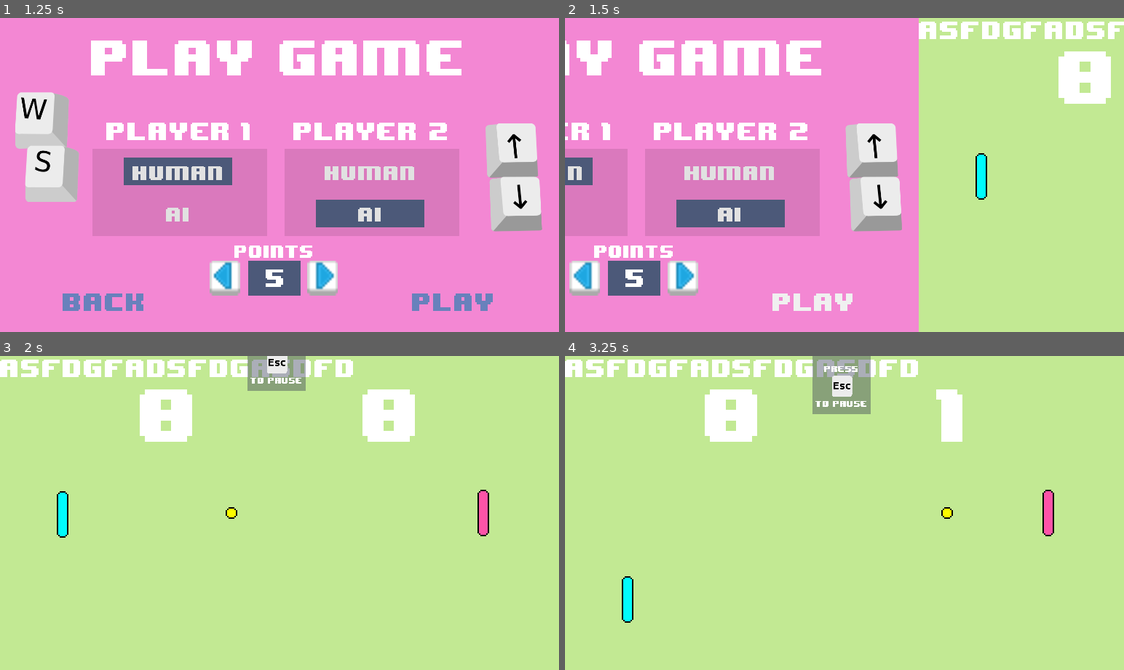
Above: before the commit, frames 1-4 (two rows, left to right).
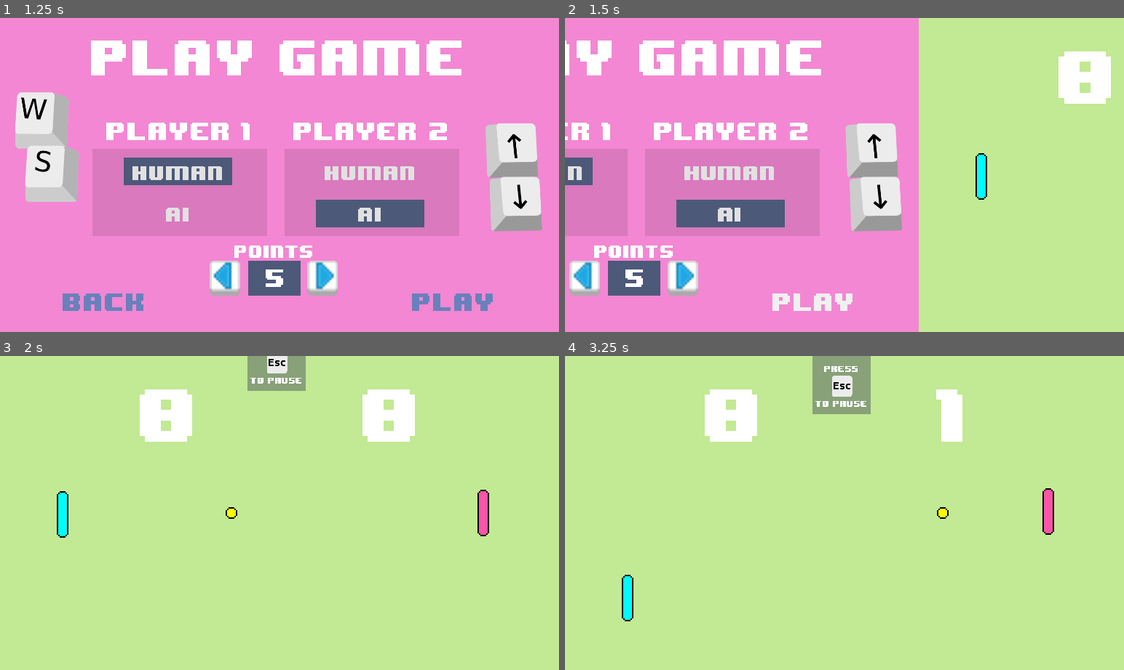
Above: after the commit, the same moments.

Repository: paolobb4/YAPC
Game: Godot game, scene res://scn/Menu.tscn
Same seed, same stepped clock (60 frames per second), same inputs: the game is played once before the commit and once after it.
Inputs:
- Up to frame 1 (1.25 s): click "play" at 0.5 s
- Up to frame 2 (1.5 s): click "play" at 1.25 s
- Up to frame 3 (2 s): no input
- Up to frame 4 (3.25 s): tap Enter at 2, 2.75 s; hold W (p1_up) 2.03-2.78 s; hold Down (p2_down) 2.03-2.78 s; hold S (p1_down) from 2.78 s (still down); tap Up (p2_up) at 2.85 s

Frame 1 is identical in both runs. In frame 2, 1.3% of the frame differs, in the area x 63-100%, y 1-7%; in frame 3, 2.2%; in frame 4, 2.4%, in the area x 0-88%, y 1-85%.

Commit message:
Add license. Adjust difficulty

Diff:
--- a/scn/Game.tscn
+++ b/scn/Game.tscn
@@ -181,26 +181,4 @@
 ai_miss_chance = 30
 ai_hold = 0.4
 
-[node name="Label" type="Label" parent="." index="7"]
-
-anchor_left = 0.0
-anchor_top = 0.0
-anchor_right = 0.0
-anchor_bottom = 0.0
-margin_right = 40.0
-margin_bottom = 14.0
-rect_scale = Vector2( 0.4, 0.4 )
-rect_pivot_offset = Vector2( 0, 0 )
-rect_clip_content = false
-mouse_filter = 2
-mouse_default_cursor_shape = 0
-size_flags_horizontal = 1
-size_flags_vertical = 4
-custom_fonts/font = SubResource( 2 )
-text = "asfdgfadsfdgasdfd"
-percent_visible = 1.0
-lines_skipped = 0
-max_lines_visible = -1
-_sections_unfolded = [ "Rect" ]
-
 [connection signal="point_scored" from="Ball" to="." method="_on_point_scored"]
--- a/scn/Menu.tscn
+++ b/scn/Menu.tscn
@@ -477,7 +477,7 @@
 anti_aliasing = true
 anti_aliasing_size = 1
 
-[node name="Menu" type="Node2D"]
+[node name="Menu" type="Node2D" index="0"]
 
 pause_mode = 2
 script = ExtResource( 1 )
@@ -1165,7 +1165,6 @@
 
 [node name="points" type="Panel" parent="Play Game" index="3"]
 
-editor/display_folded = true
 anchor_left = 0.0
 anchor_top = 0.0
 anchor_right = 0.0
@@ -1268,13 +1267,12 @@
 rect_scale = Vector2( 1.25, 1.25 )
 rect_pivot_offset = Vector2( 0, 0 )
 rect_clip_content = false
-focus_mode = 2
 mouse_filter = 0
 mouse_default_cursor_shape = 0
 size_flags_horizontal = 1
 size_flags_vertical = 1
 toggle_mode = false
-enabled_focus_mode = 2
+enabled_focus_mode = 0
 shortcut = null
 group = null
 texture_normal = ExtResource( 10 )
@@ -1397,7 +1395,6 @@
 [node name="Pause Panel" type="Panel" parent="." index="7"]
 
 pause_mode = 2
-editor/display_folded = true
 visible = false
 anchor_left = 0.0
 anchor_top = 0.0
@@ -1503,7 +1500,6 @@
 
 [node name="Win Panel" type="Panel" parent="." index="8"]
 
-editor/display_folded = true
 visible = false
 anchor_left = 0.0
 anchor_top = 0.0
@@ -1658,14 +1654,14 @@
 
 [connection signal="pressed" from="Main menu/options menu Button" to="AnimationPlayer" method="play" binds= [ "main2opts" ]]
 
+[connection signal="pressed" from="Main menu/quit Button" to="." method="_on_quit_Button_pressed"]
+
 [connection signal="pressed" from="Main menu/quit Button" to="Audio/menu button" method="play"]
 
-[connection signal="pressed" from="Main menu/quit Button" to="." method="_on_quit_Button_pressed"]
+[connection signal="pressed" from="Options menu/fullscreen" to="." method="_on_full_screen_pressed"]
 
 [connection signal="pressed" from="Options menu/fullscreen" to="Audio/menu button" method="play"]
 
-[connection signal="pressed" from="Options menu/fullscreen" to="." method="_on_full_screen_pressed"]
-
 [connection signal="value_changed" from="Options menu/volume" to="." method="_on_volume_changed"]
 
 [connection signal="pressed" from="Options menu/back Button" to="Audio/menu button" method="play"]
@@ -1674,44 +1670,44 @@
 
 [connection signal="hide" from="Play Game/p1 Panel/h_panel" to="Audio/menu button" method="play"]
 
+[connection signal="pressed" from="Play Game/p1 Panel/human" to="Game" method="set_p1_ai" binds= [ false ]]
+
+[connection signal="pressed" from="Play Game/p1 Panel/human" to="Play Game/p1 Panel/h_panel" method="show"]
+
 [connection signal="pressed" from="Play Game/p1 Panel/human" to="Play Game/p1 Panel/a_panel" method="hide"]
 
-[connection signal="pressed" from="Play Game/p1 Panel/human" to="Game" method="set_p1_ai" binds= [ false ]]
-
-[connection signal="pressed" from="Play Game/p1 Panel/human" to="Play Game/p1 Panel/h_panel" method="show"]
-
 [connection signal="hide" from="Play Game/p1 Panel/a_panel" to="Audio/menu button" method="play"]
 
+[connection signal="pressed" from="Play Game/p1 Panel/ai" to="Game" method="set_p1_ai" binds= [ true ]]
+
+[connection signal="pressed" from="Play Game/p1 Panel/ai" to="Play Game/p1 Panel/h_panel" method="hide"]
+
 [connection signal="pressed" from="Play Game/p1 Panel/ai" to="Play Game/p1 Panel/a_panel" method="show"]
 
-[connection signal="pressed" from="Play Game/p1 Panel/ai" to="Game" method="set_p1_ai" binds= [ true ]]
-
-[connection signal="pressed" from="Play Game/p1 Panel/ai" to="Play Game/p1 Panel/h_panel" method="hide"]
-
 [connection signal="hide" from="Play Game/p2 Panel/h_panel" to="Audio/menu button" method="play"]
 
+[connection signal="pressed" from="Play Game/p2 Panel/human" to="Game" method="set_p2_ai" binds= [ false ]]
+
+[connection signal="pressed" from="Play Game/p2 Panel/human" to="Play Game/p2 Panel/h_panel" method="show"]
+
 [connection signal="pressed" from="Play Game/p2 Panel/human" to="Play Game/p2 Panel/a_panel" method="hide"]
 
-[connection signal="pressed" from="Play Game/p2 Panel/human" to="Game" method="set_p2_ai" binds= [ false ]]
-
-[connection signal="pressed" from="Play Game/p2 Panel/human" to="Play Game/p2 Panel/h_panel" method="show"]
-
 [connection signal="hide" from="Play Game/p2 Panel/a_panel" to="Audio/menu button" method="play"]
 
+[connection signal="pressed" from="Play Game/p2 Panel/ai" to="Game" method="set_p2_ai" binds= [ true ]]
+
+[connection signal="pressed" from="Play Game/p2 Panel/ai" to="Play Game/p2 Panel/h_panel" method="hide"]
+
 [connection signal="pressed" from="Play Game/p2 Panel/ai" to="Play Game/p2 Panel/a_panel" method="show"]
 
-[connection signal="pressed" from="Play Game/p2 Panel/ai" to="Game" method="set_p2_ai" binds= [ true ]]
-
-[connection signal="pressed" from="Play Game/p2 Panel/ai" to="Play Game/p2 Panel/h_panel" method="hide"]
+[connection signal="pressed" from="Play Game/points/decrease" to="." method="_on_decrease_Button_pressed"]
 
 [connection signal="pressed" from="Play Game/points/decrease" to="Audio/menu button" method="play"]
 
-[connection signal="pressed" from="Play Game/points/decrease" to="." method="_on_decrease_Button_pressed"]
+[connection signal="pressed" from="Play Game/points/increase" to="." method="_on_increase_Button_pressed"]
 
 [connection signal="pressed" from="Play Game/points/increase" to="Audio/menu button" method="play"]
 
-[connection signal="pressed" from="Play Game/points/increase" to="." method="_on_increase_Button_pressed"]
-
 [connection signal="pressed" from="Play Game/back Button" to="Audio/menu button" method="play"]
 
 [connection signal="pressed" from="Play Game/back Button" to="AnimationPlayer" method="play" binds= [ "play2main" ]]
--- a/scn/ball.gd
+++ b/scn/ball.gd
@@ -59,6 +59,5 @@
 
 	$Audio/bounce.play()
 
-	speed *= 1.03
+	speed *= 1.02
 	$Audio/bounce.pitch_scale = 1 + speed / (20 * init_speed)
-	$"../Label".text = str($Audio/bounce.pitch_scale)
--- a/scn/game.gd
+++ b/scn/game.gd
@@ -4,7 +4,7 @@
 signal win(pl)
 var paused
 var points = 5
-var speed_factor = 0.08
+var speed_factor = 0.03
 
 
 func _ready():
@@ -32,6 +32,13 @@
 	$Ball.reset(side, speed_factor)
 	$Player_1.reset(speed_factor)
 	$Player_2.reset(speed_factor)
+
+	if (randi()%2):
+		$Player_1.position.y = 108 - (randi()%2)
+		$Player_2.position.y = 109 + (randi()%2)
+	else:
+		$Player_1.position.y = 109 + (randi()%2)
+		$Player_2.position.y = 108 - (randi()%2)
 
 
 func pause(sound=true):
Not shown, added: license.txt
